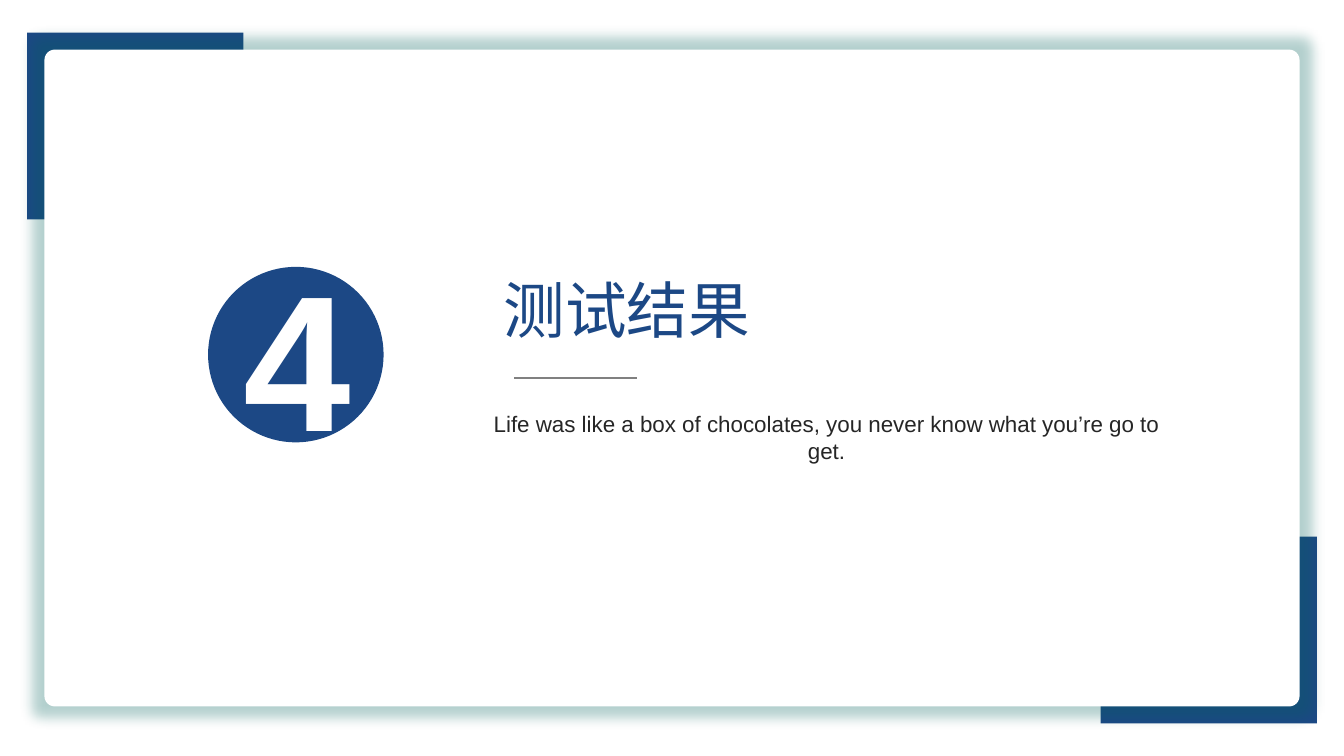
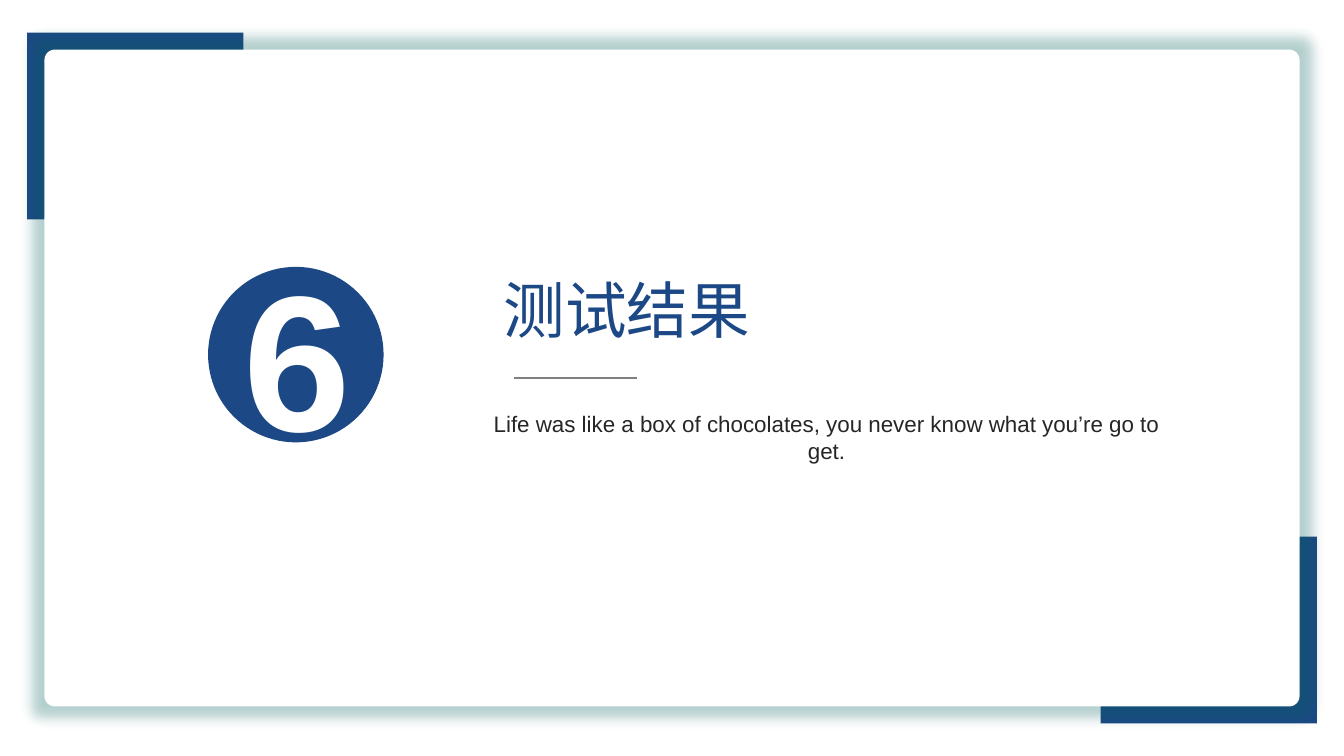
Before and after one commit to liushaoyi1996/lunwen, a slide deck: slide 17 of yiqing.pptx. Drawn at 1344x756 pixels with LibreOffice and Linux fonts; fonts in the diff are those of the drawing. Boxes give left, top, right and bottom in pixels: in the first picture for what was removed or moved away, otherwise in the second. Text is boxed around its words. In the diff, an @@ line names an element or a change of style, - is before the commit and + after.

```diff
--- a/yiqing.pptx
+++ b/yiqing.pptx
@@ text in ellipse at (244,278,351,443): text changed @@
-4
+6
```
Also in this commit, not shown: 7 other slides changed, 2 slides added, 1 slide removed.
